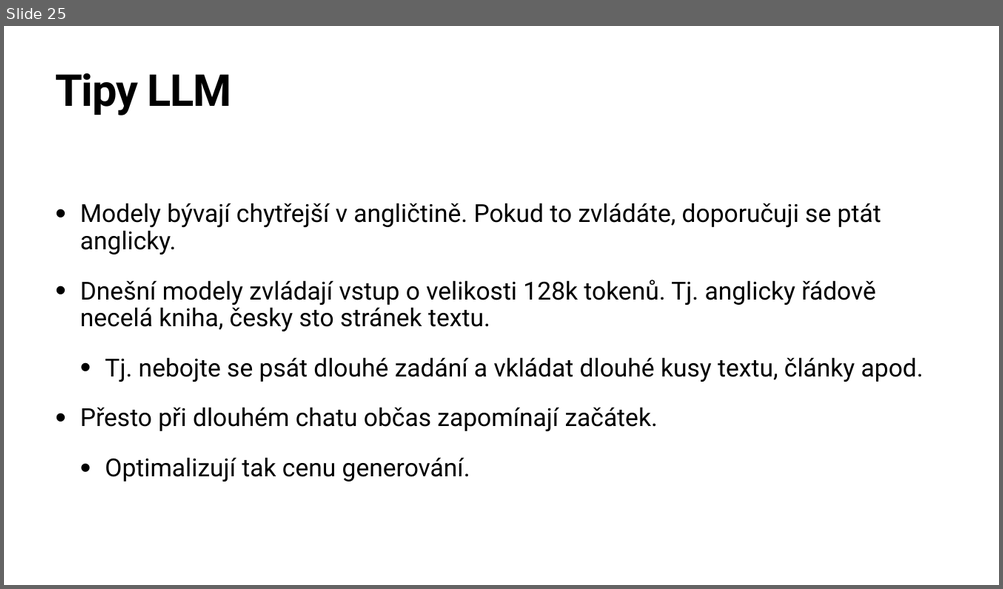
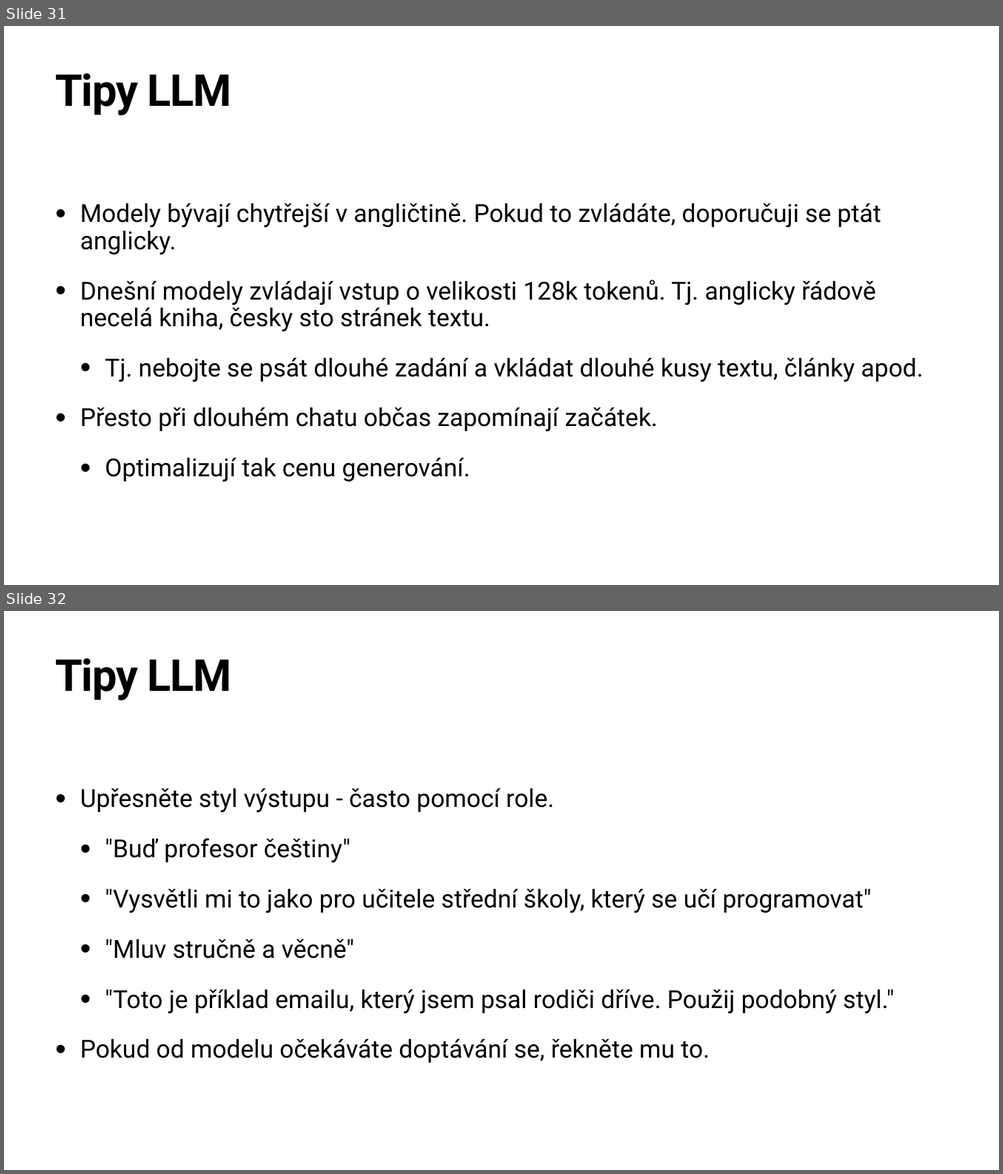
Before and after one commit to hamacekh/Lipnice, a slide deck: 2024/big-data/BigData.pptx. Shown one above the other, each under a label of ours: slide 25 before the commit, slides 31 and 32 after it. The pictures are 1003x589 and 1003x1174 pixels, drawn with LibreOffice and Linux fonts; fonts in the diff are those of the drawing. Boxes give left, top, right and bottom in pixels: in the first picture for what was removed or moved away, otherwise in the second. Text is boxed around its words. In the diff, an @@ line names an element or a change of style, - is before the commit and + after.

```diff
--- a/2024/big-data/BigData.pptx
+++ b/2024/big-data/BigData.pptx
@@ slide 32 added at <box>4,611,999,1170</box>, background #FFFFFF @@
@@ title added at <box>55,658,232,701</box>, 85 pt, text #000000, bold @@
+Tipy LLM
@@ text added at <box>80,788,893,1063</box>, 48 pt, text #000000 @@
+• Upřesněte styl výstupu - často pomocí role.
+  • "Buď profesor češtiny"
+  • "Vysvětli mi to jako pro učitele střední školy, který se učí programovat"
+  • "Mluv stručně a věcně"
+  • "Toto je příklad emailu, který jsem psal rodiči dříve. Použij podobný styl."
+• Pokud od modelu očekáváte doptávání se, řekněte mu to.
@@ what was slide 25 is now slide 31 @@
```
Also in this commit, not shown: 6 slides changed, 8 other slides added, 1 slide removed, 2 other files.
